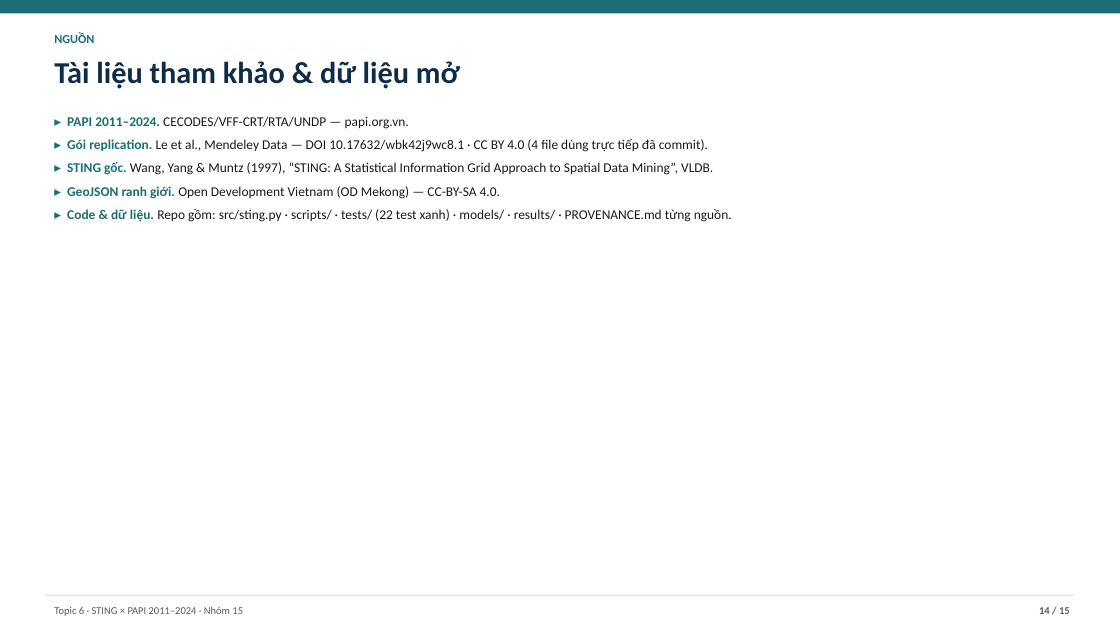
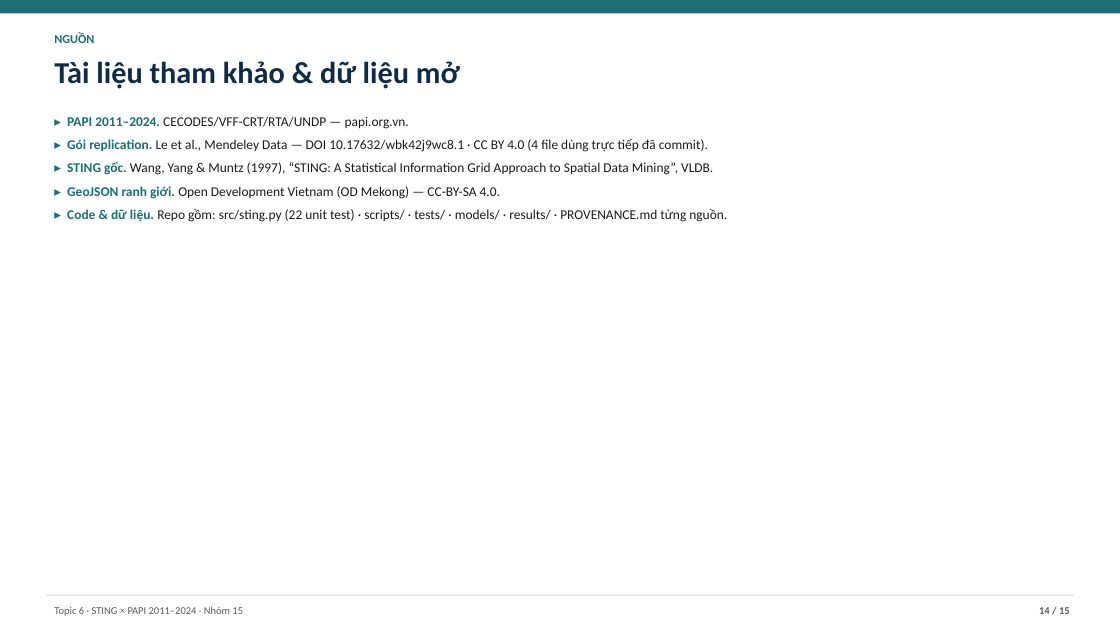
Before and after one commit to JasonTM17/Grid_Based_Sociology, a slide deck: slide 14 of slides/midterm.pptx. Drawn at 1120x630 pixels with LibreOffice and Linux fonts; fonts in the diff are those of the drawing. Boxes give left, top, right and bottom in pixels: in the first picture for what was removed or moved away, otherwise in the second. Text is boxed around its words. In the diff, an @@ line names an element or a change of style, - is before the commit and + after.

```diff
--- a/slides/midterm.pptx
+++ b/slides/midterm.pptx
@@ text at bbox=[67, 209, 727, 222]: text changed @@
-▸ Code & dữ liệu. Repo gồm: src/sting.py · scripts/ · tests/ (22 test xanh) · models/ · results/ · PROVENANCE.md từng nguồn.
+▸ Code & dữ liệu. Repo gồm: src/sting.py (22 unit test) · scripts/ · tests/ · models/ · results/ · PROVENANCE.md từng nguồn.
```
Also in this commit, not shown: 4 other slides changed, 3 other files.
